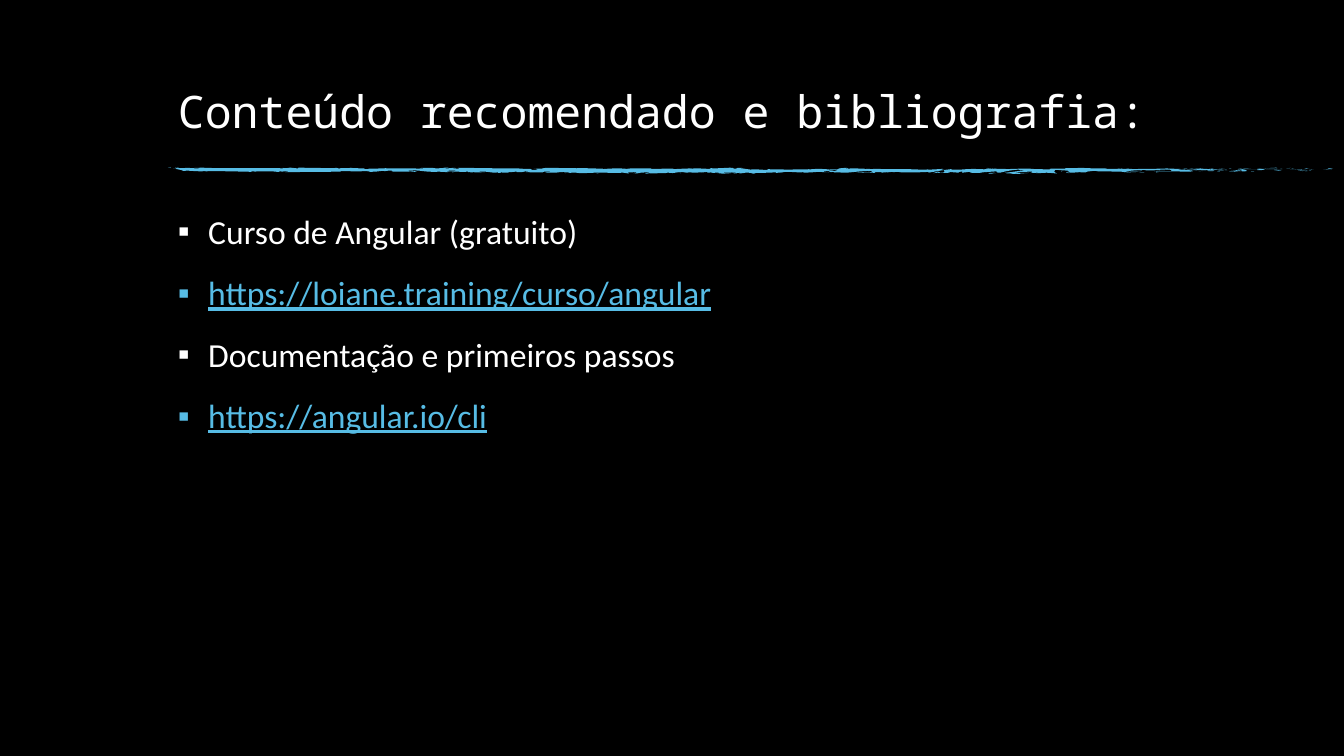
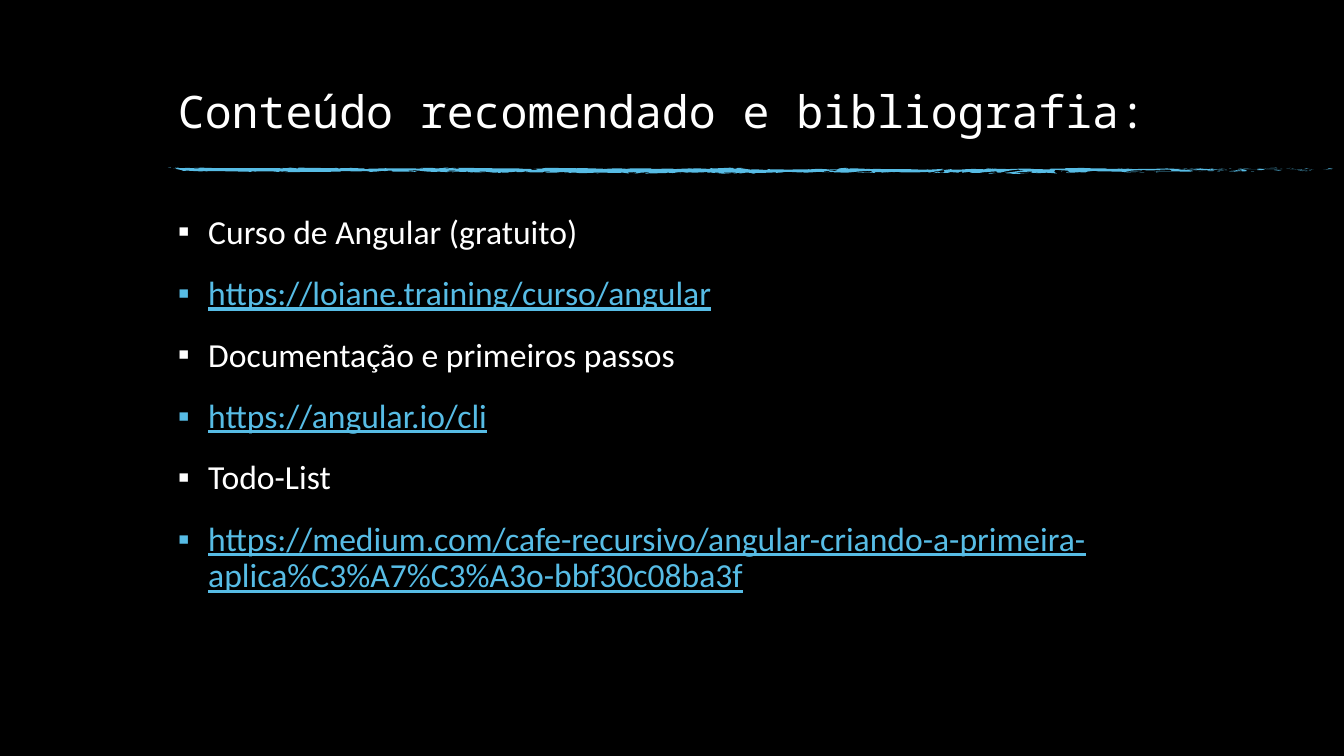
Before and after one commit to vinihgomes/vinihgomes.github.io, a slide deck: slide 8 of tecnologia-javascript/FrameWorks.pptx. Drawn at 1344x756 pixels with LibreOffice and Linux fonts; fonts in the diff are those of the drawing; background and template pictures are left out. Boxes give left, top, right and bottom in pixels: in the first picture for what was removed or moved away, otherwise in the second. Text is boxed around its words. In the diff, an @@ line names an element or a change of style, - is before the commit and + after.

Commit message:
referencia adicionada

```diff
--- a/tecnologia-javascript/FrameWorks.pptx
+++ b/tecnologia-javascript/FrameWorks.pptx
@@ text at [208,465,1085,593]: paragraphs added @@
+▪ Todo-List
+▪ https://medium.com/cafe-recursivo/angular-criando-a-primeira-aplica%C3%A7%C3%A3o-bbf30c08ba3f
```
